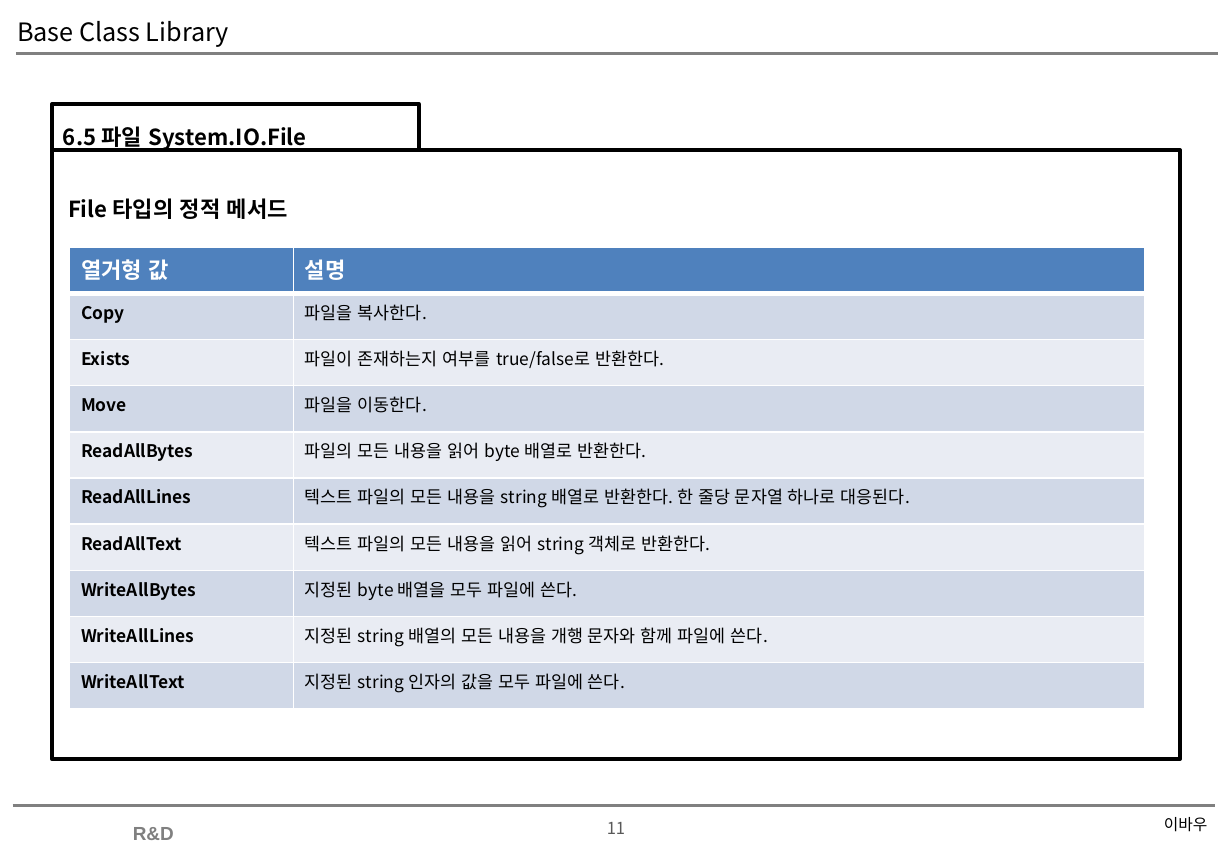
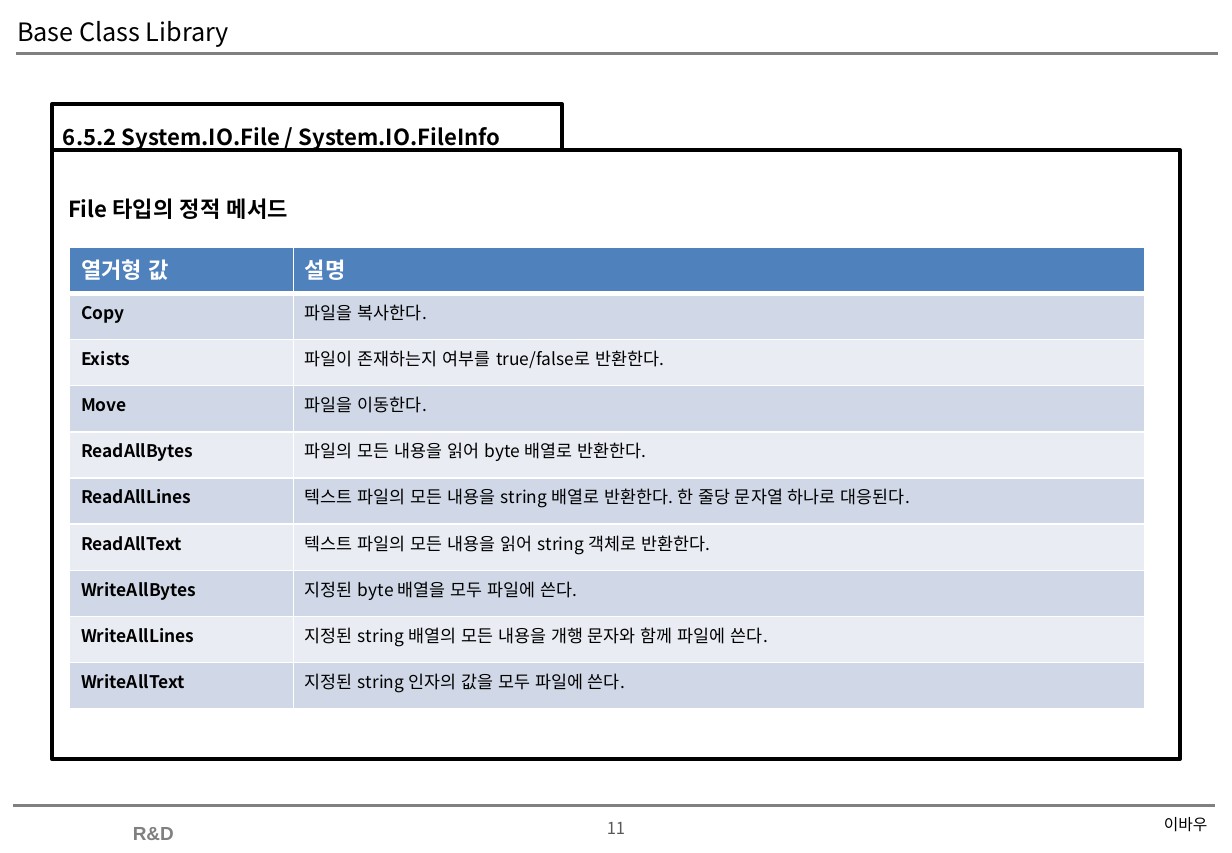
Before and after one commit to soultomind/CSharpStudy, a slide deck: slide 11 of CSharpStudy.Day20200704/Base Class Library.pptx. Drawn at 1232x853 pixels with LibreOffice and Linux fonts; fonts in the diff are those of the drawing; background and template pictures are left out. Boxes give left, top, right and bottom in pixels: in the first picture for what was removed or moved away, otherwise in the second. Text is boxed around its words. In the diff, an @@ line names an element or a change of style, - is before the commit and + after.

```diff
--- a/CSharpStudy.Day20200704/Base Class Library.pptx
+++ b/CSharpStudy.Day20200704/Base Class Library.pptx
@@ rectangle "6.5.2 System.IO.File / System.IO.FileInfo": place and size @@
-rectangle "6.5.2 System.IO.File / System.IO.FileInfo" at (52, 105, 420, 151)
+rectangle "6.5.2 System.IO.File / System.IO.FileInfo" at (52, 105, 563, 151)
@@ text in rectangle at (63, 127, 501, 150): text changed @@
-6.5 파일 System.IO.File
+6.5.2 System.IO.File / System.IO.FileInfo
```
Also in this commit, not shown: 2 other slides changed, 1 slide added, 4 other files.
